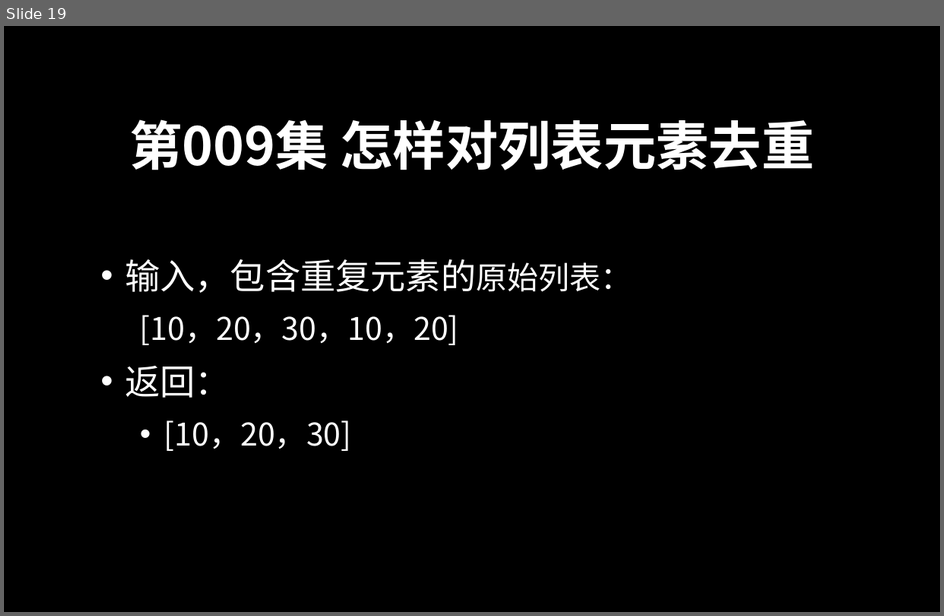
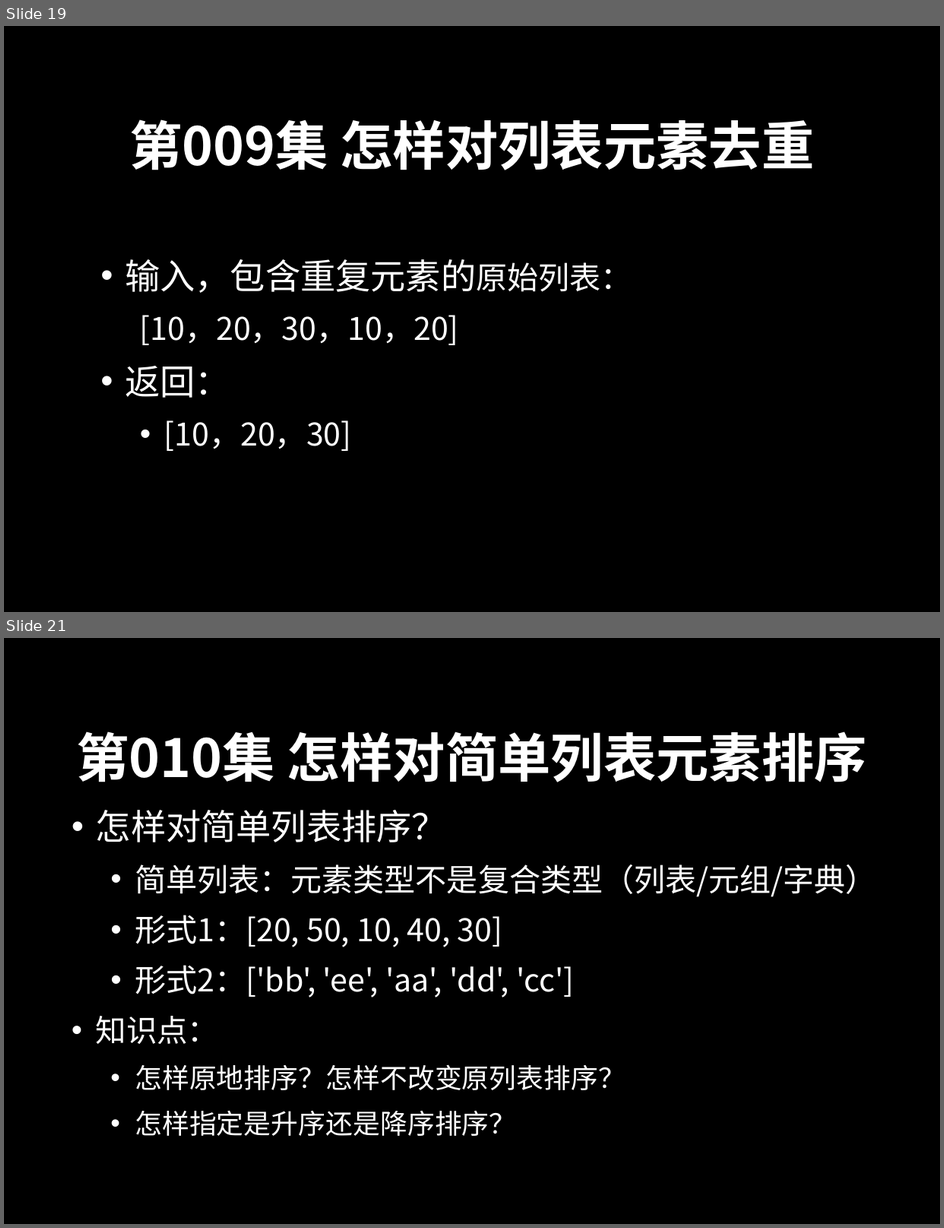
Before and after one commit to peiss/ant-learn-python-100P, a slide deck: docs/Python入门编程100例.pptx. Shown one above the other, each under a label of ours: slide 19 before the commit, slides 19 and 21 after it; the slides between them are not shown. The pictures are 944x616 and 944x1228 pixels, drawn with LibreOffice and Linux fonts; fonts in the diff are those of the drawing; background and template pictures are left out. Boxes give left, top, right and bottom in pixels: in the first picture for what was removed or moved away, otherwise in the second. Text is boxed around its words. In the diff, an @@ line names an element or a change of style, - is before the commit and + after.

```diff
--- a/docs/Python入门编程100例.pptx
+++ b/docs/Python入门编程100例.pptx
@@ slide 21 added at (4,638,940,1224), background picture (left out) @@
@@ text added at (77,731,867,782), 40.5 pt, text #FFFFFF, bold @@
+第010集 怎样对简单列表元素排序
@@ text added at (96,810,877,1136), 24 pt, text #FFFFFF @@
+• 怎样对简单列表排序？
+  • 简单列表：元素类型不是复合类型（列表/元组/字典）
+  • 形式1：[20, 50, 10, 40, 30]
+  • 形式2：['bb', 'ee', 'aa', 'dd', 'cc']
+• 知识点：
+  • 怎样原地排序？怎样不改变原列表排序？
+  • 怎样指定是升序还是降序排序？
```
Also in this commit, not shown: 1 other slide added, 2 other files.
